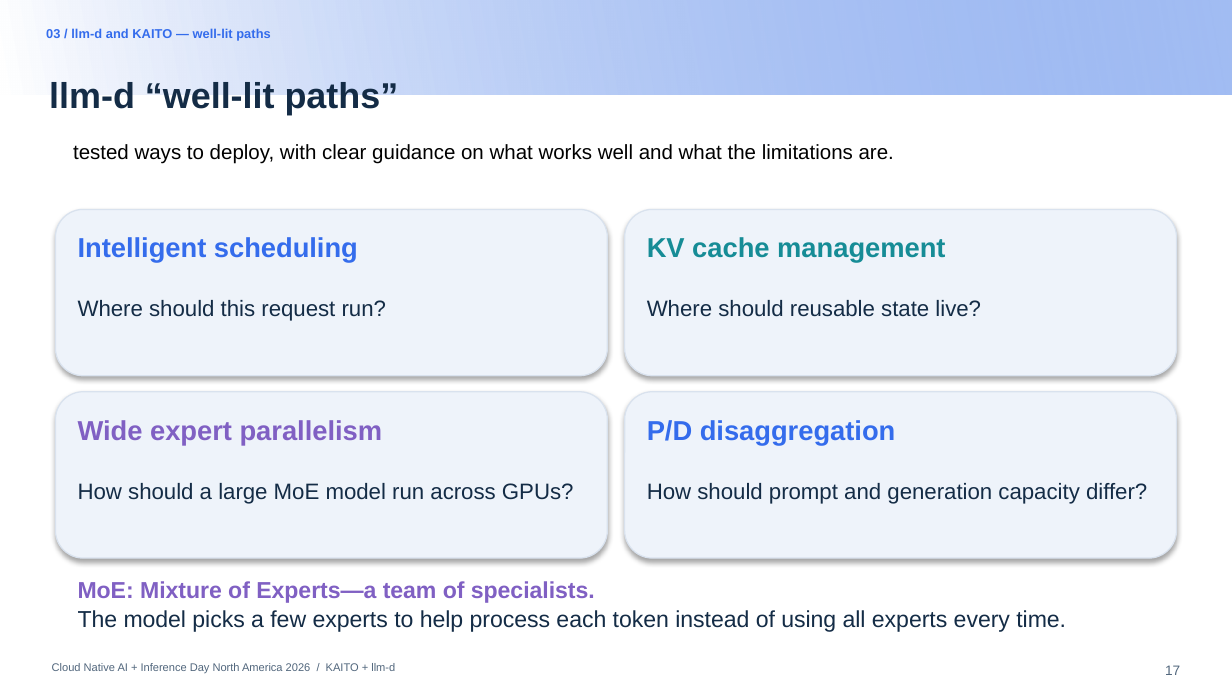
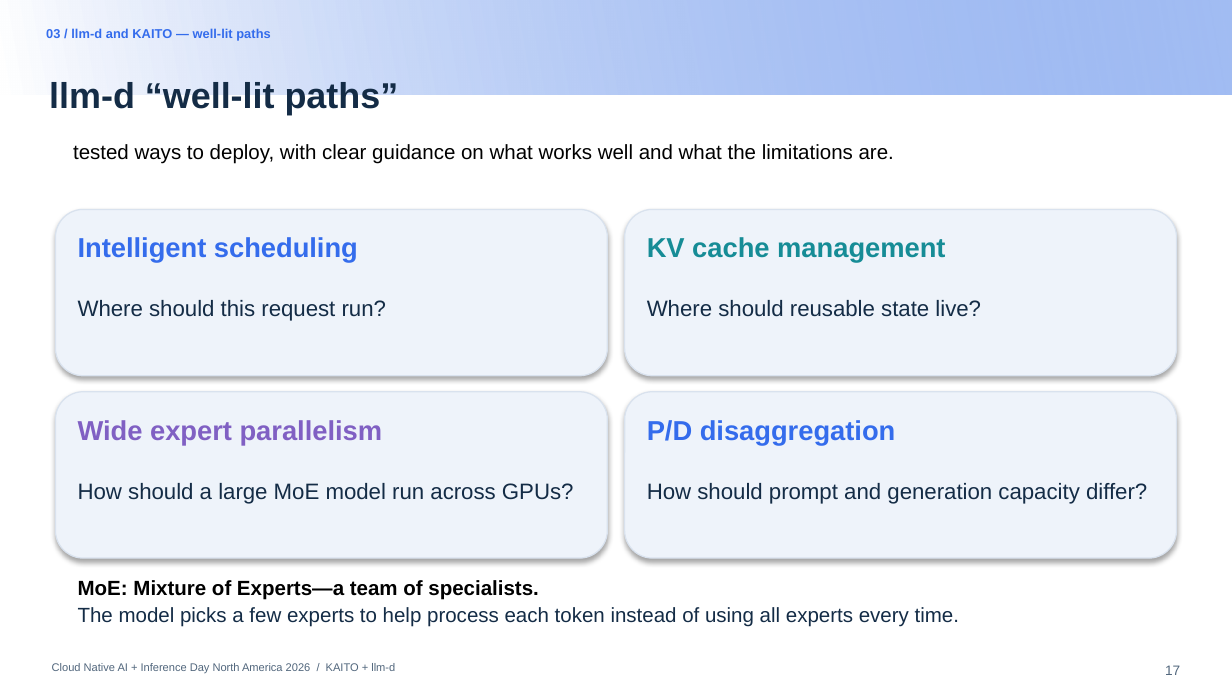
Before and after one commit to andyzhangx/demo, a slide deck: slide 17 of llm/pd-disaggregation/kubecon-na-2026-pd-disaggregation-kaito-llmd.pptx. Drawn at 1232x693 pixels with LibreOffice and Linux fonts; fonts in the diff are those of the drawing; background and template pictures are left out. Boxes give left, top, right and bottom in pixels: in the first picture for what was removed or moved away, otherwise in the second. Text is boxed around its words. In the diff, an @@ line names an element or a change of style, - is before the commit and + after.

```diff
--- a/llm/pd-disaggregation/kubecon-na-2026-pd-disaggregation-kaito-llmd.pptx
+++ b/llm/pd-disaggregation/kubecon-na-2026-pd-disaggregation-kaito-llmd.pptx
@@ text "MoE: Mixture of Experts—a team ..." at (78,580,959,627): size 13.5 to 12 pt; text colour #8060C3 to #000000 in "MoE: Mixture of Experts—a team of specialists." @@
```
Also in this commit, not shown: 16 other slides changed, 3 slides added, 1 slide removed.
